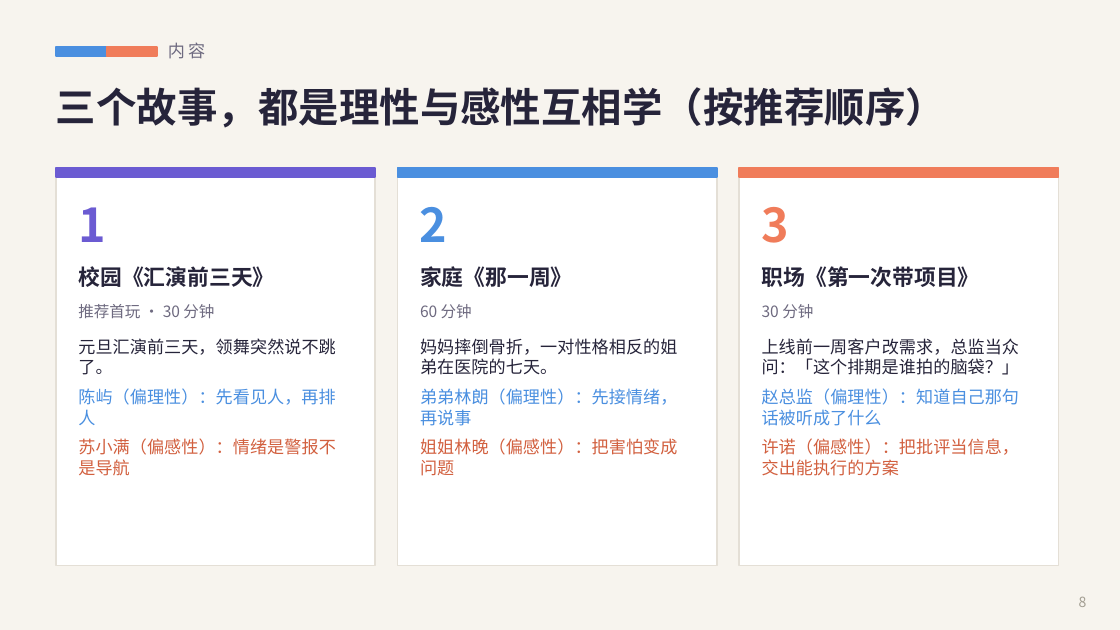
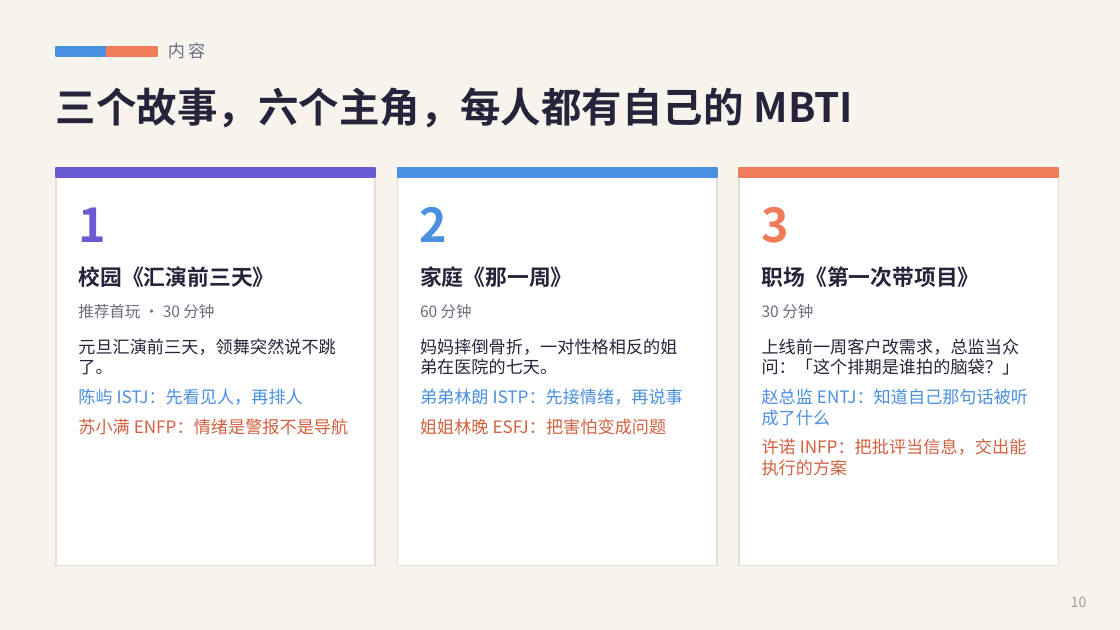
Before and after one commit to YuYuYuZero/overself-ai-edu-game, a slide deck: slide 10 of pitch/Overself-路演.pptx (slide 8 before the commit). Drawn at 1120x630 pixels with LibreOffice and Linux fonts; fonts in the diff are those of the drawing. Boxes give left, top, right and bottom in pixels: in the first picture for what was removed or moved away, otherwise in the second. Text is boxed around its words. In the diff, an @@ line names an element or a change of style, - is before the commit and + after.

```diff
--- a/pitch/Overself-路演.pptx
+++ b/pitch/Overself-路演.pptx
@@ text at [56,87,853,128]: text changed @@
-三个故事，都是理性与感性互相学（按推荐顺序）
+三个故事，六个主角，每人都有自己的 MBTI
@@ text at [78,388,348,435]: text changed @@
-陈屿（偏理性）：先看见人，再排人
-苏小满（偏感性）：情绪是警报不是导航
+陈屿 ISTJ：先看见人，再排人
+苏小满 ENFP：情绪是警报不是导航
@@ text at [420,388,683,435]: text changed @@
-弟弟林朗（偏理性）：先接情绪，再说事
-姐姐林晚（偏感性）：把害怕变成问题
+弟弟林朗 ISTP：先接情绪，再说事
+姐姐林晚 ESFJ：把害怕变成问题
@@ text at [762,388,1028,476]: text changed @@
-赵总监（偏理性）：知道自己那句话被听成了什么
-许诺（偏感性）：把批评当信息，交出能执行的方案
+赵总监 ENTJ：知道自己那句话被听成了什么
+许诺 INFP：把批评当信息，交出能执行的方案
@@ text at [1071,597,1087,607]: text changed @@
-8
+10
```
Also in this commit, not shown: 8 other slides changed, 5 slides added, 3 slides removed, 21 other files.
